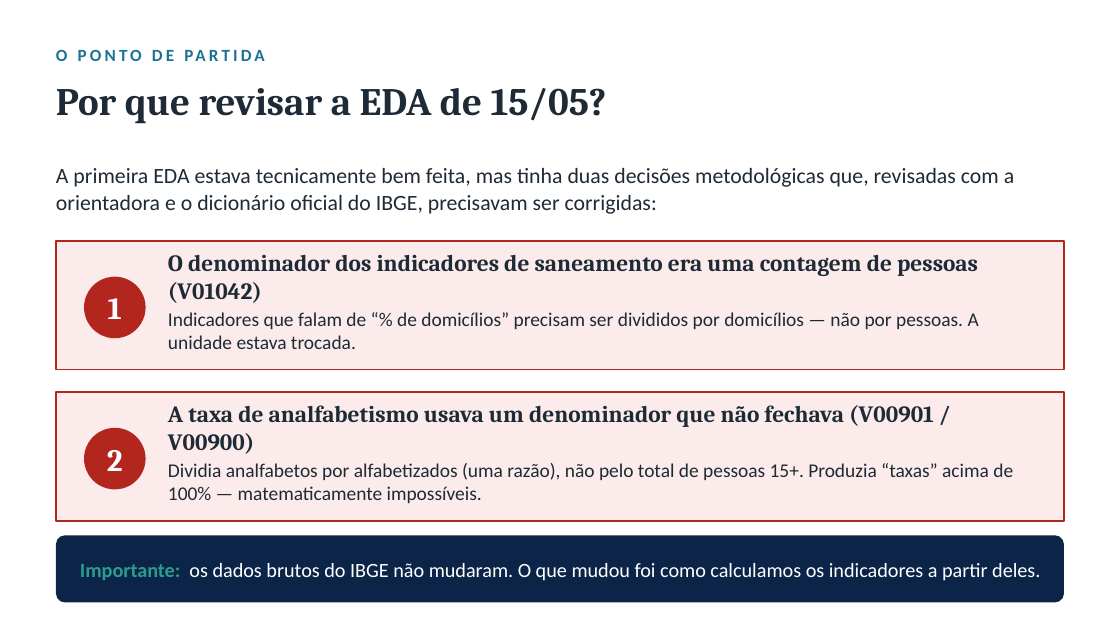
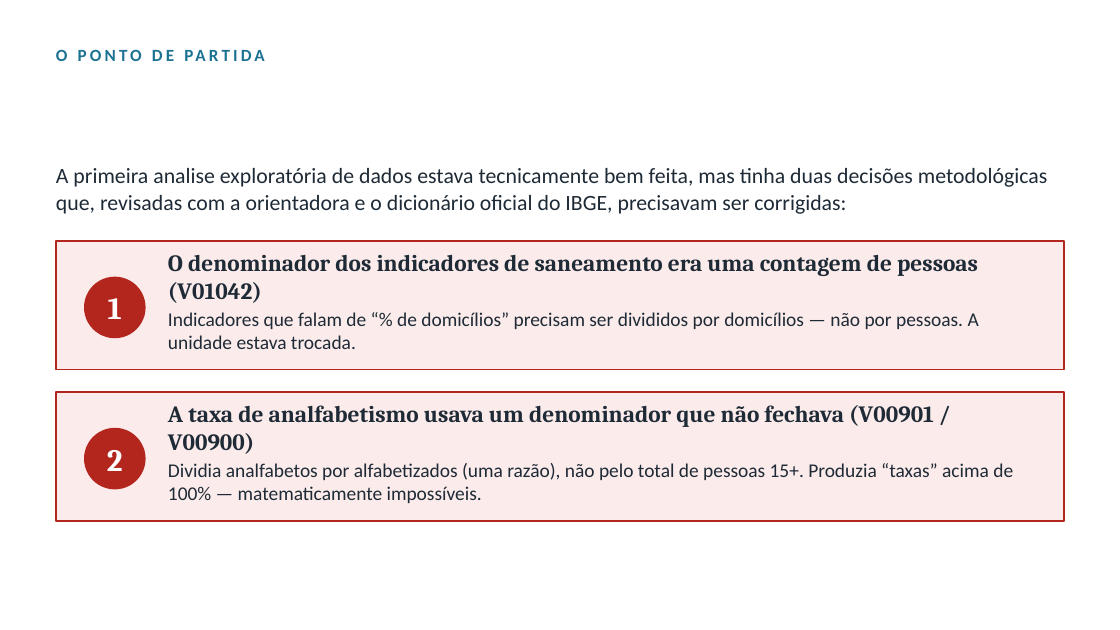
Before and after one commit to pedrinndias/Projeto_IVS_Censo, a slide deck: slide 4 of docs/Apresentacoes_IVS/1_APRESENTAR_Comparativo_EDA_antiga_vs_nova.pptx. Drawn at 1120x630 pixels with LibreOffice and Linux fonts; fonts in the diff are those of the drawing. Boxes give left, top, right and bottom in pixels: in the first picture for what was removed or moved away, otherwise in the second. Text is boxed around its words. In the diff, an @@ line names an element or a change of style, - is before the commit and + after.

```diff
--- a/docs/Apresentacoes_IVS/1_APRESENTAR_Comparativo_EDA_antiga_vs_nova.pptx
+++ b/docs/Apresentacoes_IVS/1_APRESENTAR_Comparativo_EDA_antiga_vs_nova.pptx
@@ text removed at bbox=[56, 88, 607, 124] @@
-Por que revisar a EDA de 15/05?
@@ text at bbox=[56, 168, 1047, 214]: text changed @@
-A primeira EDA estava tecnicamente bem feita, mas tinha duas decisões metodológicas que, revisadas com a orientadora e o dicionário oficial do IBGE, precisavam ser corrigidas:
+A primeira analise exploratória de dados estava tecnicamente bem feita, mas tinha duas decisões metodológicas que, revisadas com a orientadora e o dicionário oficial do IBGE, precisavam ser corrigidas:
@@ rounded rectangle removed at bbox=[56, 535, 1064, 603] @@
@@ text removed at bbox=[80, 563, 1040, 581] @@
-Importante: os dados brutos do IBGE não mudaram. O que mudou foi como calculamos os indicadores a partir deles.
```
Also in this commit, not shown: 6 other slides changed, 1 other file.
